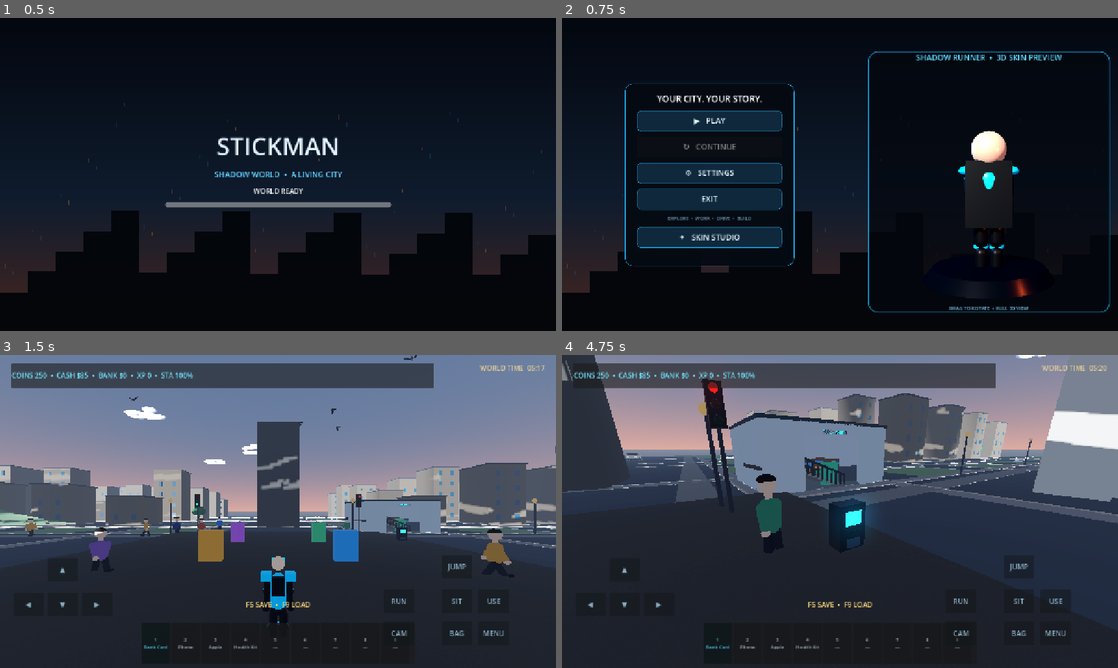
Above: before the commit, frames 1-4 (two rows, left to right).
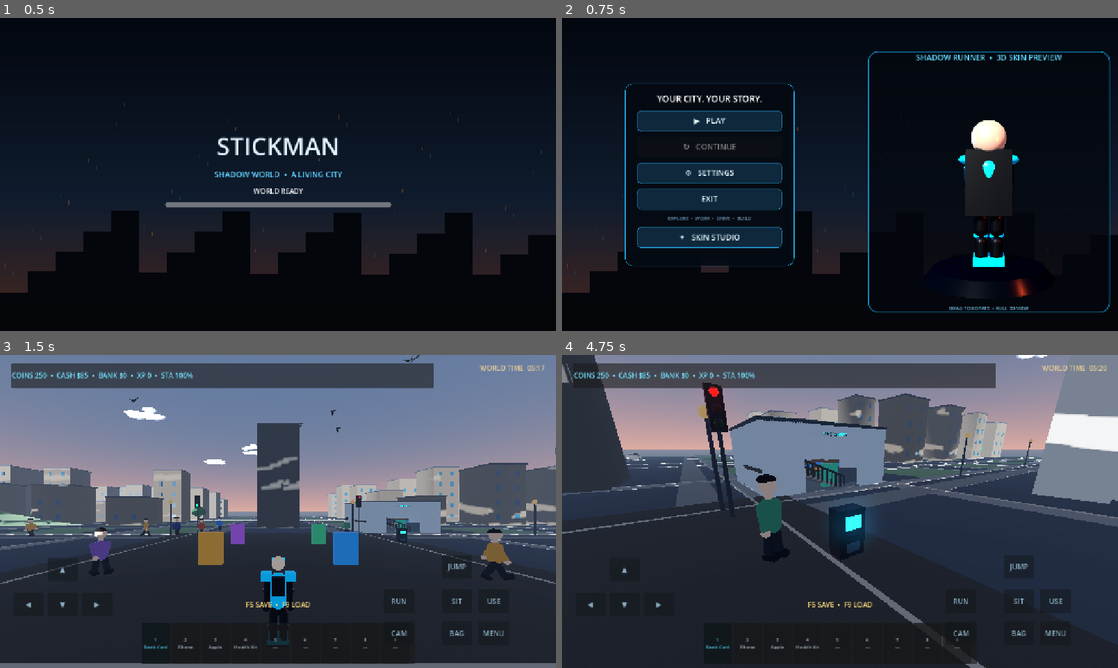
Above: after the commit, the same moments.

Repository: arezosaleh040-wq/Stickman
Game: Godot game, scene res://scenes/main.tscn
The game is run twice, just before and just after one commit, with the same random seed, the same clock (stepped at 60 frames per second) and the same inputs.
Inputs (mouse positions are in pixels of both pictures, inside the frame that each line leads up to):
- Up to frame 1 (0.5 s): no input
- Up to frame 2 (0.75 s): click "▲" at 0.5 s
- Up to frame 3 (1.5 s): click "▶ PLAY" at 1.25 s
- Up to frame 4 (4.75 s): tap Enter at 2 s; move the mouse to (867, 511) at 2.02 s; hold Ctrl (crouch) 2.03-2.78 s; hold W (move_forward) from 2.03 s (still down); click (867, 511) at 2.17 s; tap Space (jump) at 2.27, 2.57, 3.02, 3.32, 4.52 s; move the mouse to (812, 511) at 2.77 s; tap Shift (sprint) at 2.85 s; move the mouse to (851, 505) at 3.52 s; tap V at 3.6 s; move the mouse to (834, 517) at 4.27 s; tap E at 4.35 s; click (834, 517) at 4.42 s

Frame 1 is identical in both runs. In frame 2, 1.4% of the frame differs, in the area x 71-83%, y 32-80%; in frame 3, 4.8%; in frame 4, 5.4%, in the area x 0-100%, y 0-100%.
Error in both runs: Invalid call. Nonexistent 'float' constructor. (res://scripts/player.gd:371)

Commit message:
Fix city floor collisions and skin preview placement

Diff:
--- a/scripts/world.gd
+++ b/scripts/world.gd
@@ -255,6 +255,15 @@
 		road.position.y = 0.045
 		road.material_override = road_mat
 		add_child(road)
+		var road_body := StaticBody3D.new()
+		road_body.name = "RoadCollision_%d" % axis
+		road_body.position = road.position
+		add_child(road_body)
+		var road_collision := CollisionShape3D.new()
+		var road_shape := BoxShape3D.new()
+		road_shape.size = road_mesh.size
+		road_collision.shape = road_shape
+		road_body.add_child(road_collision)
 
 	var sidewalk := _mat(Color(0.39,0.39,0.37),0.94)
 	for side in [-1.0,1.0]:
@@ -499,7 +508,7 @@
 	pedestal.material_override = pedestal_mat
 	skin_preview_root.add_child(pedestal)
 	skin_preview_model = Node3D.new()
-	skin_preview_model.position.y = 0.18
+	skin_preview_model.position.y = 0.355
 	skin_preview_root.add_child(skin_preview_model)
 	_build_skin_preview_model()
 	var hint := Label.new()
@@ -910,6 +919,16 @@
 	mesh_instance.position = pos
 	mesh_instance.material_override = material
 	add_child(mesh_instance)
+	if label == "ArterialSidewalkV" or label == "ArterialSidewalkH":
+		var sidewalk_body := StaticBody3D.new()
+		sidewalk_body.name = label + "Collision"
+		sidewalk_body.position = pos
+		add_child(sidewalk_body)
+		var sidewalk_collision := CollisionShape3D.new()
+		var sidewalk_shape := BoxShape3D.new()
+		sidewalk_shape.size = dimensions
+		sidewalk_collision.shape = sidewalk_shape
+		sidewalk_body.add_child(sidewalk_collision)
 
 
 func _glow_material(color: Color) -> StandardMaterial3D:
@@ -1143,13 +1162,22 @@
 				parent.add_child(window)
 
 func _create_landmarks() -> void:
+	var plaza_body := StaticBody3D.new()
+	plaza_body.name = "CentralPlaza"
 	var plaza := MeshInstance3D.new()
 	var plaza_mesh := BoxMesh.new()
-	plaza_mesh.size = Vector3(25, 0.18, 25)
+	plaza_mesh.size = Vector3(25, 0.12, 25)
 	plaza.mesh = plaza_mesh
-	plaza.position = Vector3(0, 0.12, 0)
+	plaza.position = Vector3(0, 0.06, 0)
 	plaza.material_override = stone_material
-	add_child(plaza)
+	plaza_body.add_child(plaza)
+	var plaza_collision := CollisionShape3D.new()
+	var plaza_shape := BoxShape3D.new()
+	plaza_shape.size = plaza_mesh.size
+	plaza_collision.shape = plaza_shape
+	plaza_collision.position.y = 0.06
+	plaza_body.add_child(plaza_collision)
+	add_child(plaza_body)
 	var tower := StaticBody3D.new()
 	tower.name = "OldClockTower"
 	tower.position = Vector3(0, 9, -24)
@@ -1361,7 +1389,7 @@
 
 func _create_player() -> void:
 	var player := PLAYER_SCENE.instantiate()
-	player.position = Vector3(0, 1.2, 10)
+	player.position = Vector3(0, 0.14, 10)
 	add_child(player)
 
 func _create_world_hud() -> void:
